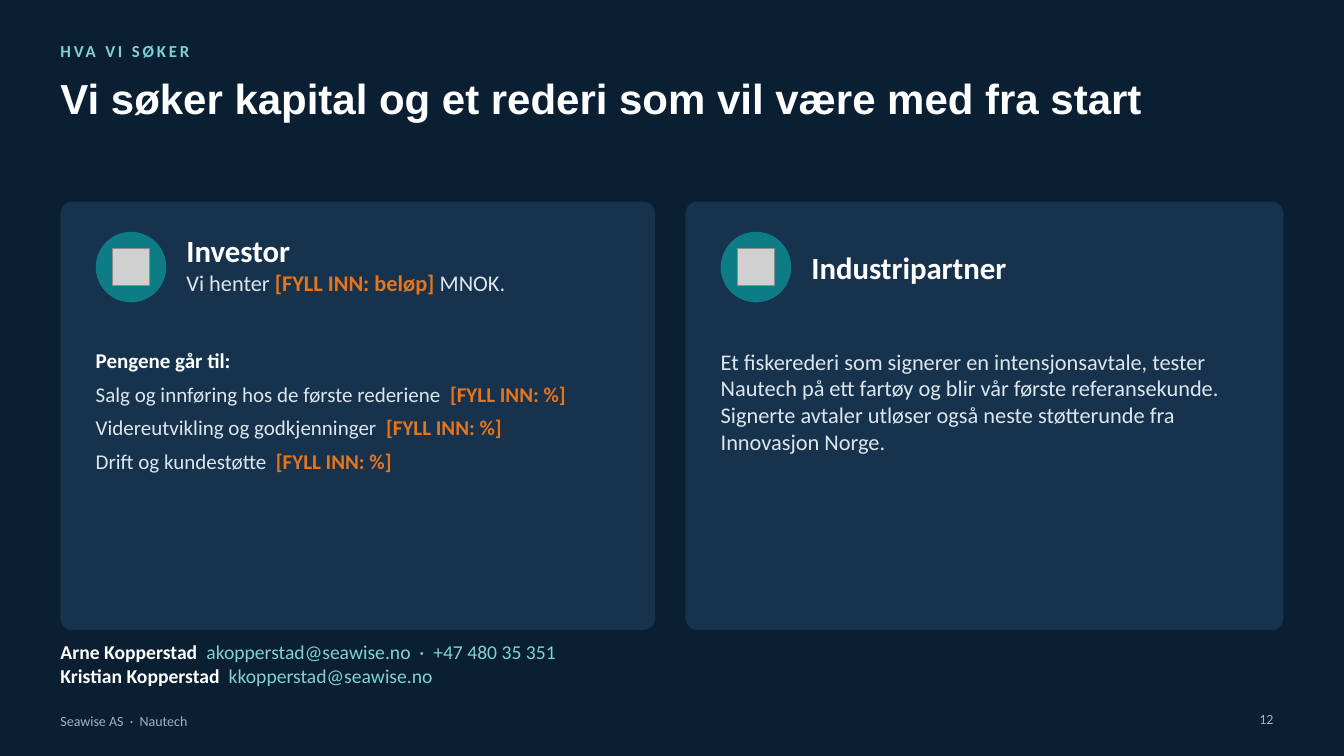
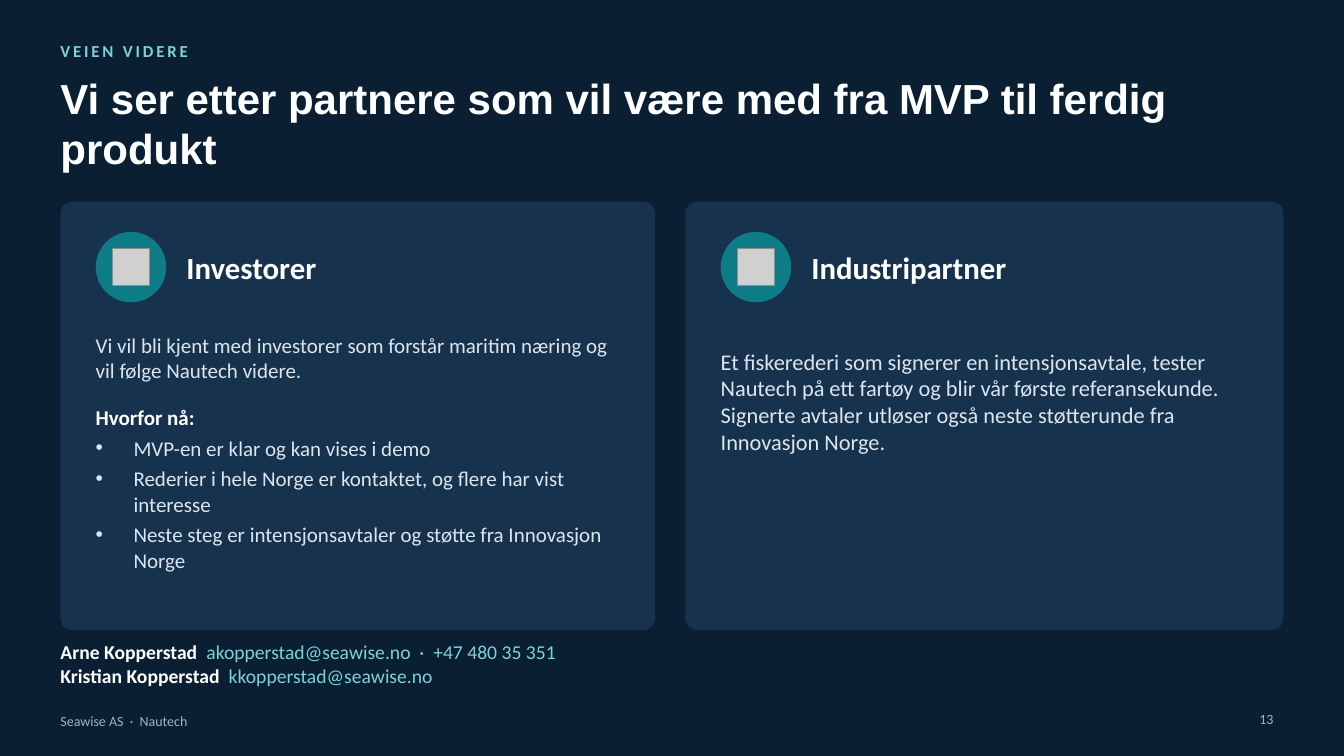
Before and after one commit to akopperstad/Claude, a slide deck: slide 13 of presentasjoner/Nautech - Investorpresentasjon v2.pptx (slide 12 before the commit). Drawn at 1344x756 pixels with LibreOffice and Linux fonts; fonts in the diff are those of the drawing; grey boxes stand for pictures. Boxes give left, top, right and bottom in pixels: in the first picture for what was removed or moved away, otherwise in the second. Text is boxed around its words. In the diff, an @@ line names an element or a change of style, - is before the commit and + after.

```diff
--- a/presentasjoner/Nautech - Investorpresentasjon v2.pptx
+++ b/presentasjoner/Nautech - Investorpresentasjon v2.pptx
@@ text at [60,46,188,57]: text changed @@
-HVA VI SØKER
+VEIEN VIDERE
@@ title at [60,83,1167,173]: text changed @@
-Vi søker kapital og et rederi som vil være med fra start
+Vi ser etter partnere som vil være med fra MVP til ferdig produkt
@@ text "Investorer" at [186,259,316,280]: vertical alignment top to middle @@
@@ text at [186,259,316,280]: text changed; size 16 to 22 pt; text colour #E8751A to #FFFFFF @@
-Investor
-Vi henter [FYLL INN: beløp] MNOK.
+Investorer
@@ text at [96,338,607,572]: text changed @@
-Pengene går til:
-• Salg og innføring hos de første rederiene [FYLL INN: %]
-• Videreutvikling og godkjenninger [FYLL INN: %]
-• Drift og kundestøtte [FYLL INN: %]
+Vi vil bli kjent med investorer som forstår maritim næring og vil følge Nautech videre.
+Hvorfor nå:
+• MVP-en er klar og kan vises i demo
+• Rederier i hele Norge er kontaktet, og flere har vist interesse
+• Neste steg er intensjonsavtaler og støtte fra Innovasjon Norge
```
Also in this commit, not shown: 6 other slides changed, 1 slide added, 1 other file.
